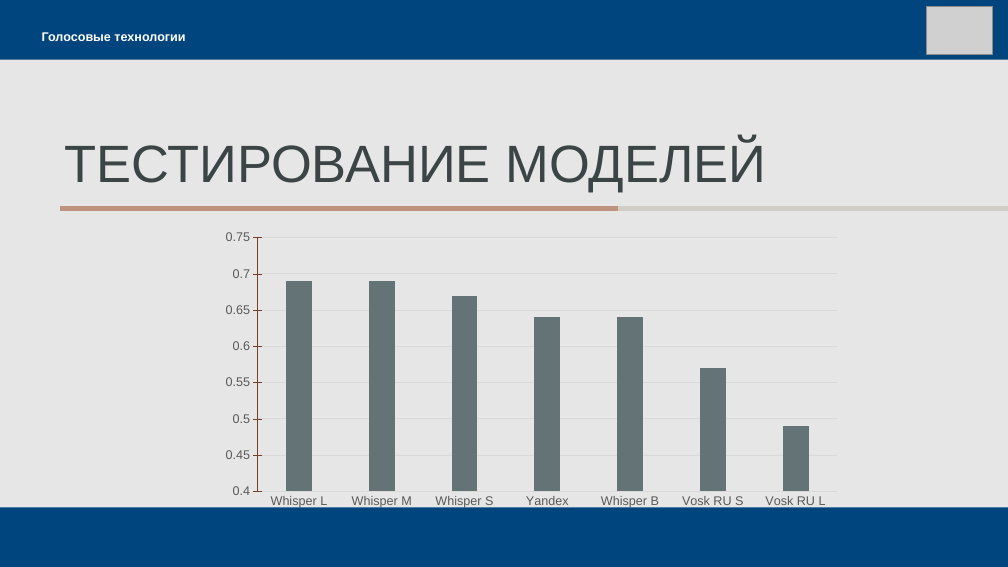
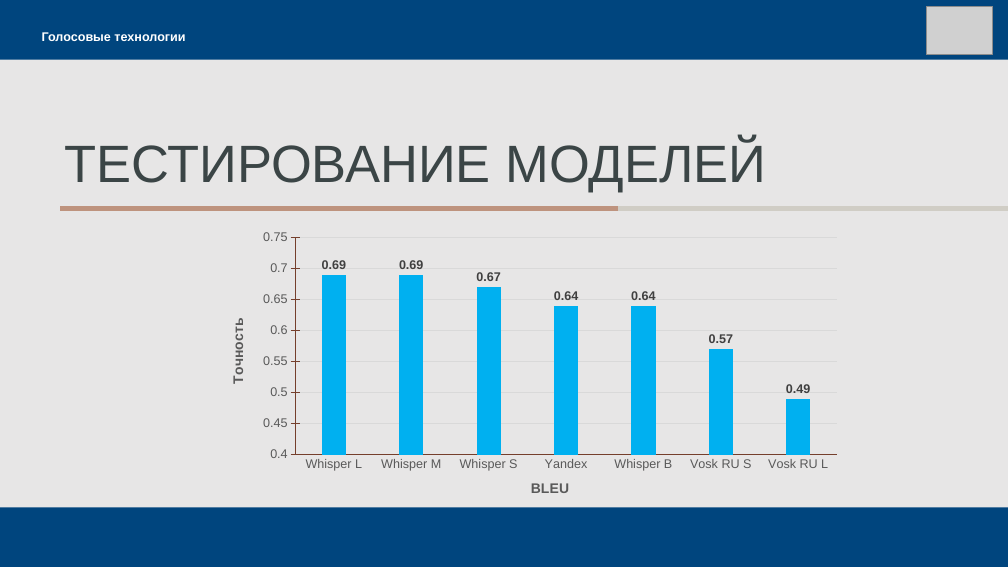
Before and after one commit to dmitrii-naumenko/Pet_SST_NLP, a slide deck: slide 7 of Презентация.pptx. Drawn at 1008x567 pixels with LibreOffice and Linux fonts; fonts in the diff are those of the drawing; grey boxes stand for pictures. Boxes give left, top, right and bottom in pixels: in the first picture for what was removed or moved away, otherwise in the second. Text is boxed around its words. In the diff, an @@ line names an element or a change of style, - is before the commit and + after.

```diff
--- a/Презентация.pptx
+++ b/Презентация.pptx
@@ column chart at [213,225,850,513] @@
@@ colour of Series 1 #637376 to #00B0F0 @@
@@ data labels of Series 1 added @@
@@ category axis title "" to "BLEU " @@
@@ value axis title "" to "Точность " @@
@@ category axis changed @@
```
Also in this commit, not shown: 4 other slides changed, 2 slides added, 1 slide removed.
